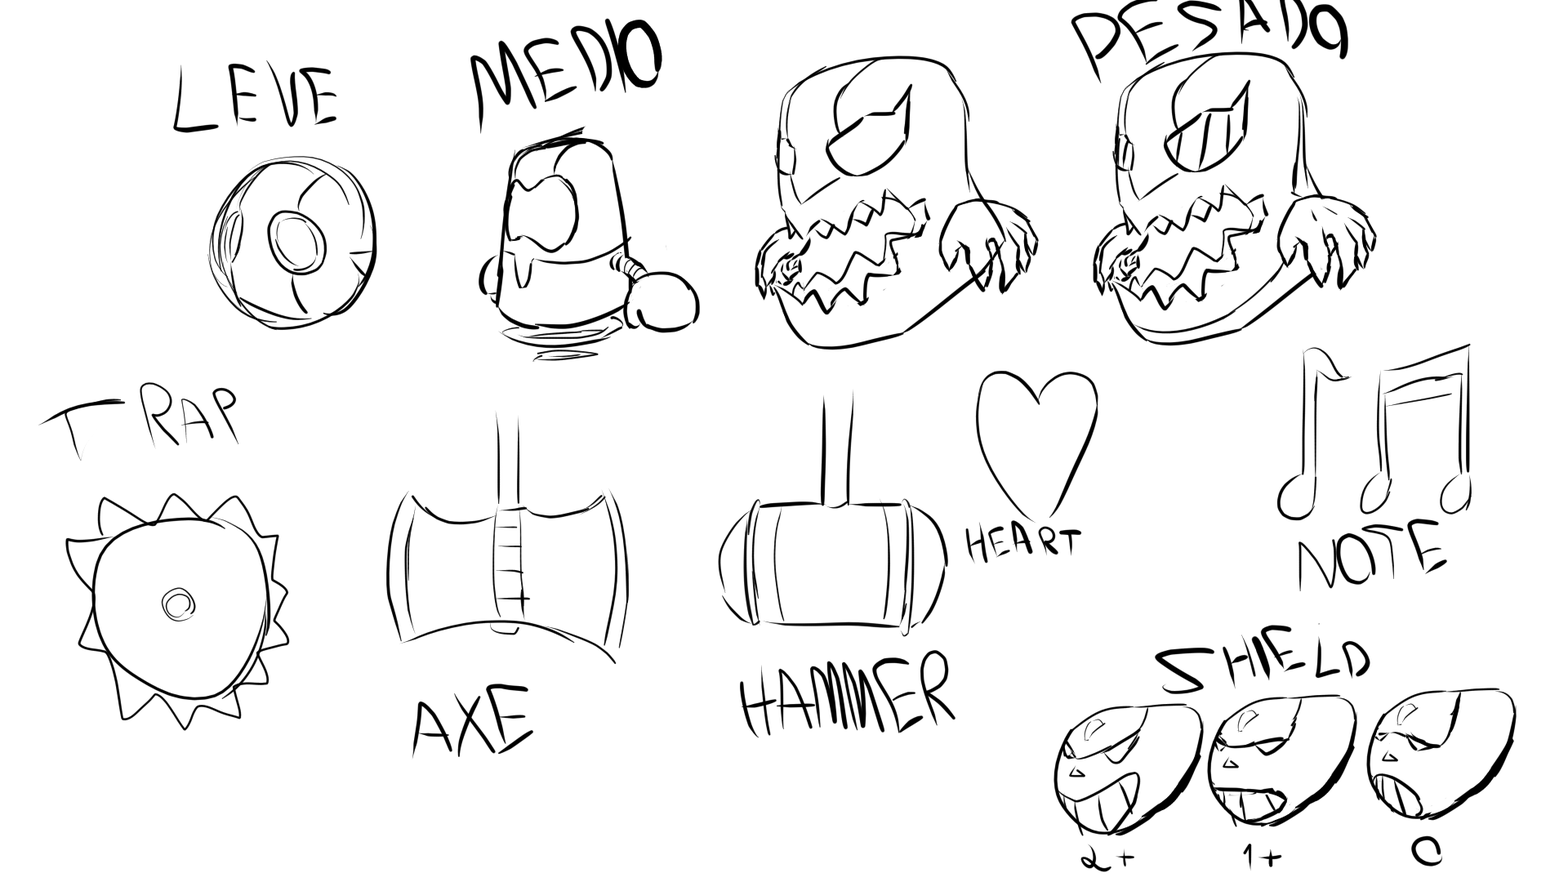
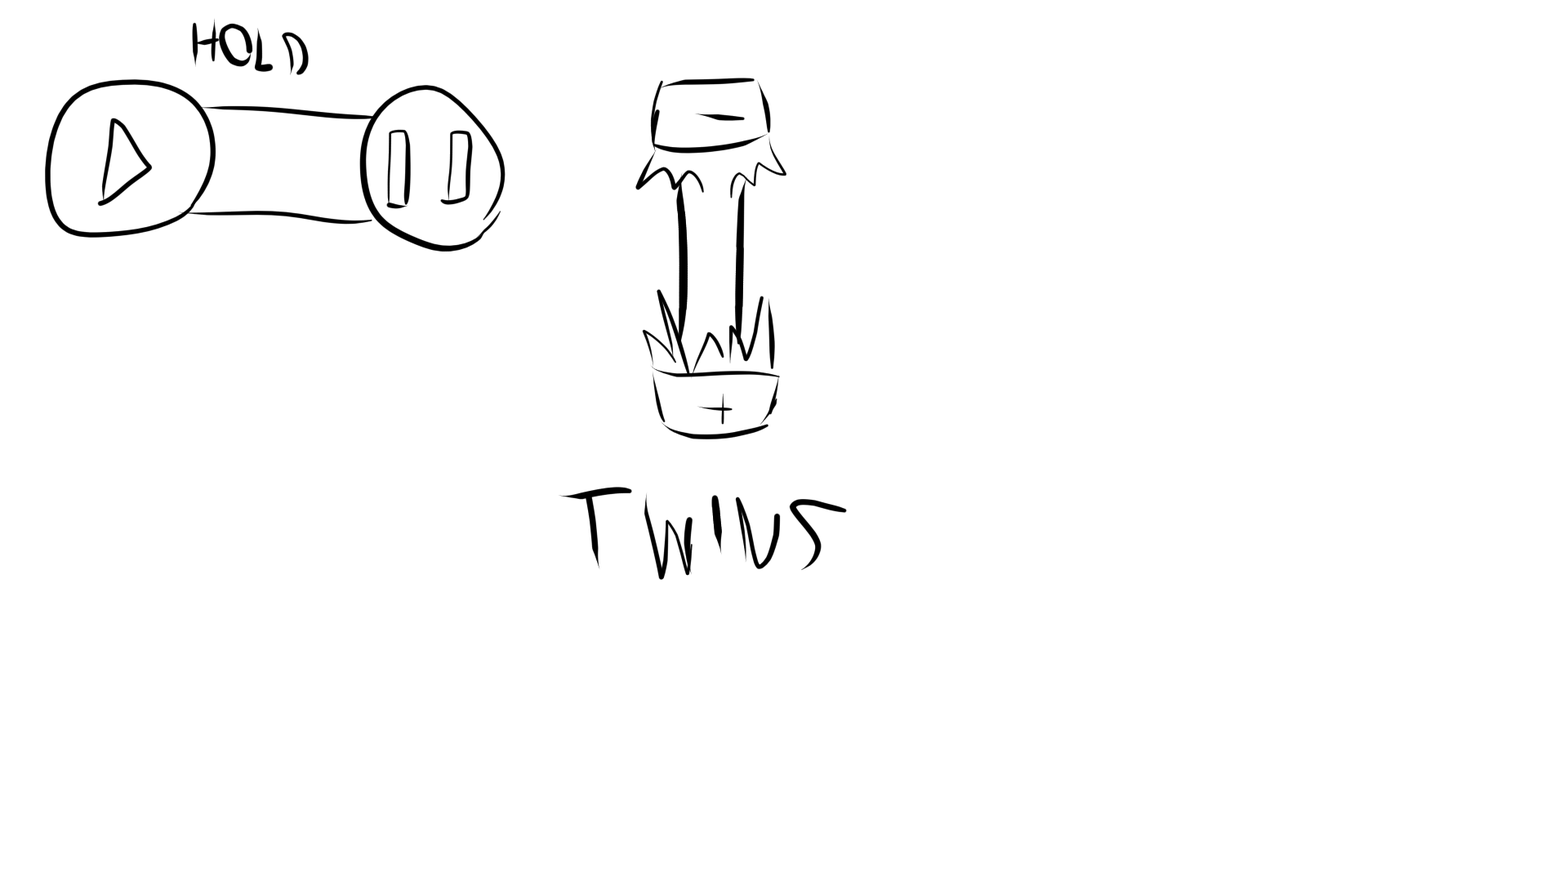
Two versions of the same layered image (1568 × 882). Layer-by-layer changes:
showed group "Agrupar 3" (1 layers) over bbox(38, 17, 889, 628)
painted on "Pintar camada 4" over bbox(38, 17, 889, 628)
hid group "Agrupar 2" (5 layers) over bbox(38, 0, 1517, 873)